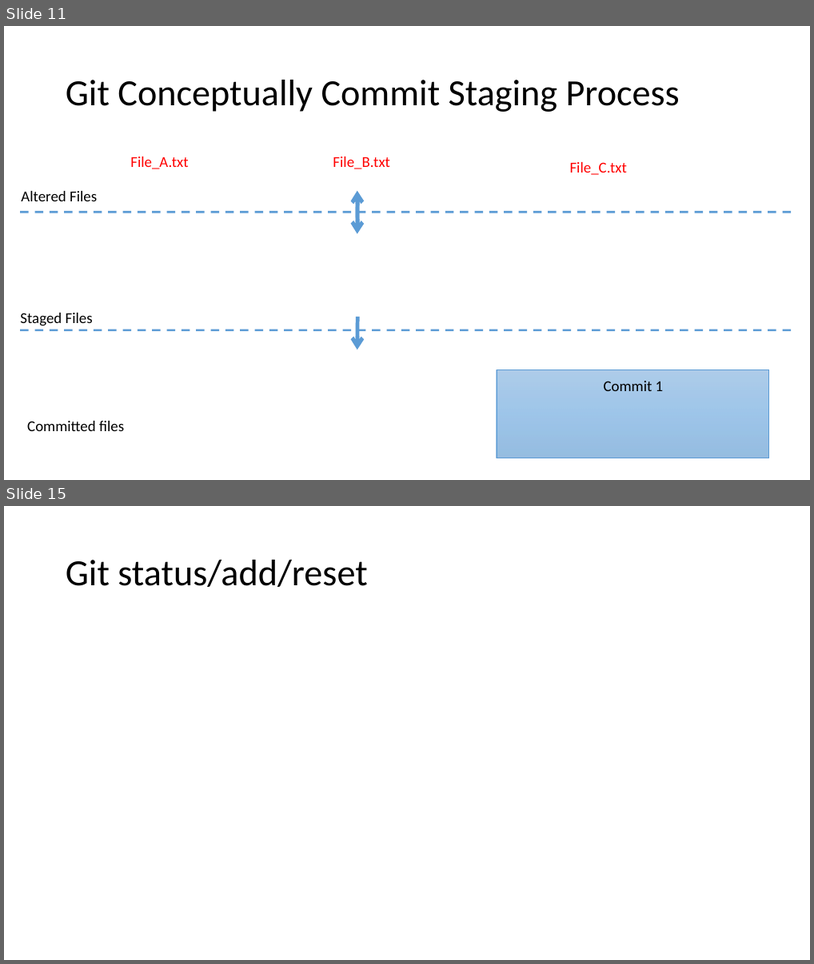
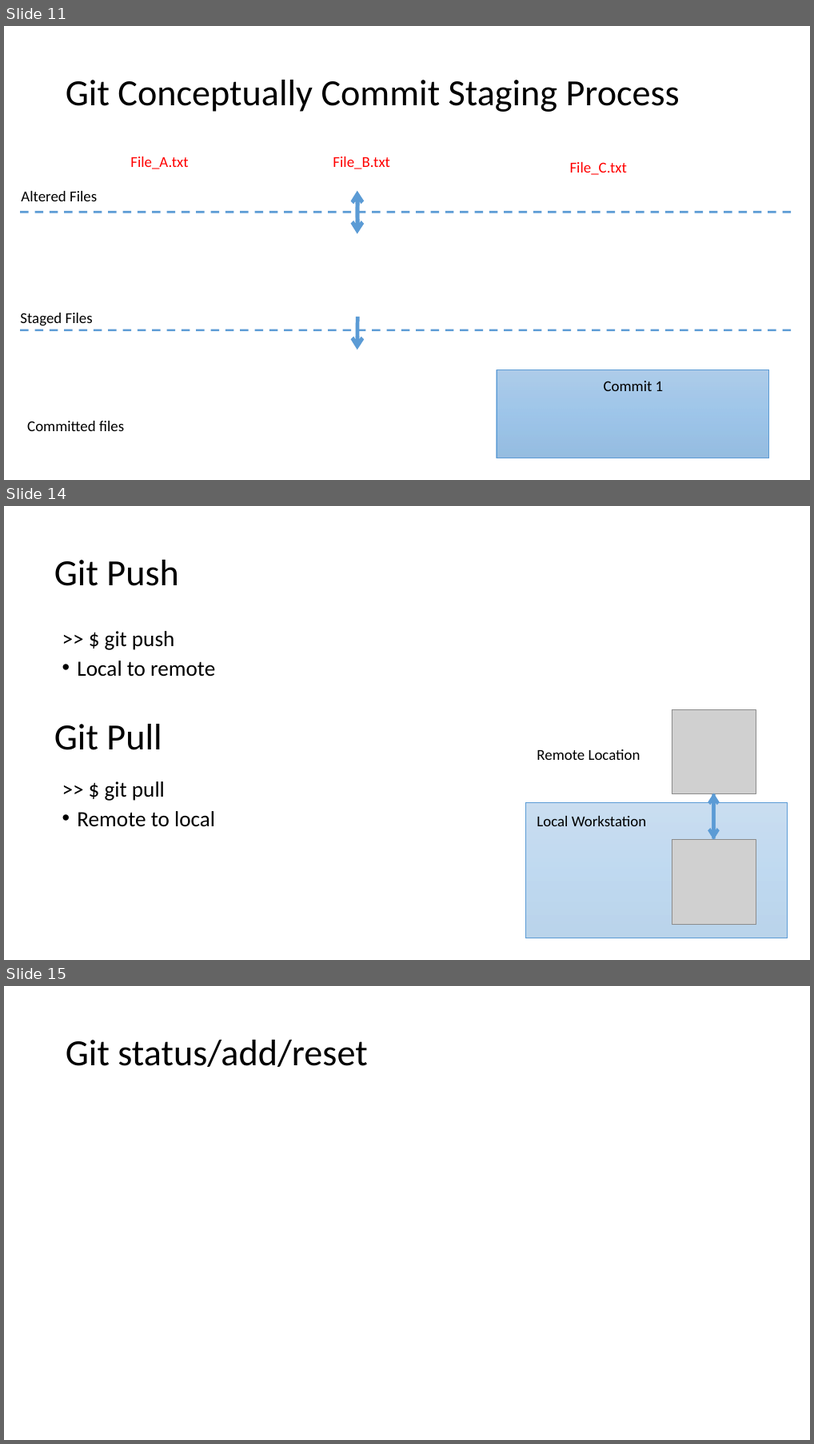
Before and after one commit to jbm950/personal_projects, a slide deck: git_presentation/git_presentation.pptx. Shown one above the other, each under a label of ours: slides 11 and 15 before the commit, slides 11, 14 and 15 after it; the slides between them are not shown. The pictures are 814x964 and 814x1444 pixels, drawn with LibreOffice and Linux fonts; fonts in the diff are those of the drawing; grey boxes stand for pictures. Boxes give left, top, right and bottom in pixels: in the first picture for what was removed or moved away, otherwise in the second. Text is boxed around its words. In the diff, an @@ line names an element or a change of style, - is before the commit and + after.

```diff
--- a/git_presentation/git_presentation.pptx
+++ b/git_presentation/git_presentation.pptx
@@ slide 14 added at (4, 506, 810, 960), background #FFFFFF @@
@@ title added at (54, 560, 178, 586), 44 pt, text #000000 @@
+Git Push
@@ text added at (77, 631, 215, 676), 25.9 pt, text #000000 @@
+>> $ git push
+• Local to remote
@@ picture added at (672, 709, 757, 794) @@
@@ text added at (54, 724, 162, 750), 44 pt, text #000000 @@
+Git Pull
@@ text added at (537, 749, 641, 760), 18 pt, text #000000 @@
+Remote Location
@@ text added at (77, 781, 215, 827), 25.9 pt, text #000000 @@
+>> $ git pull
+• Remote to local
@@ arrow added from (714, 839) to (714, 792), #5B9BD5 4 pt @@
@@ rectangle added at (526, 803, 787, 938), fill gradient #71A6DB to #559BDB to #448ACA, outline #5B9BD5 0.5 pt @@
@@ text added at (537, 816, 647, 826), 18 pt, text #000000 @@
+Local Workstation
@@ arrow added from (714, 794) to (714, 840), #5B9BD5 4 pt @@
@@ picture added at (672, 840, 757, 924) @@
```
Also in this commit, not shown: 2 slides changed, 1 slide removed.
